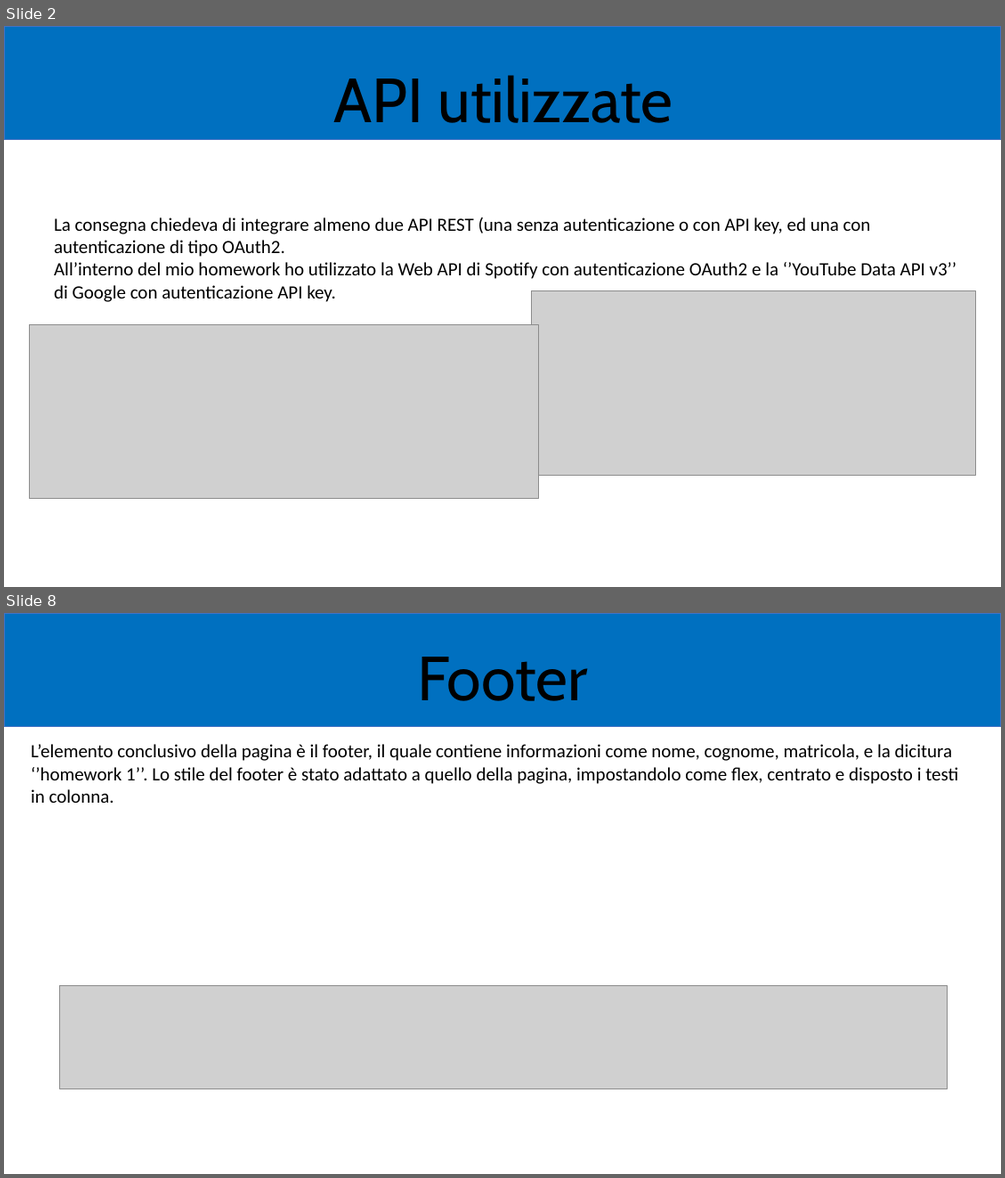
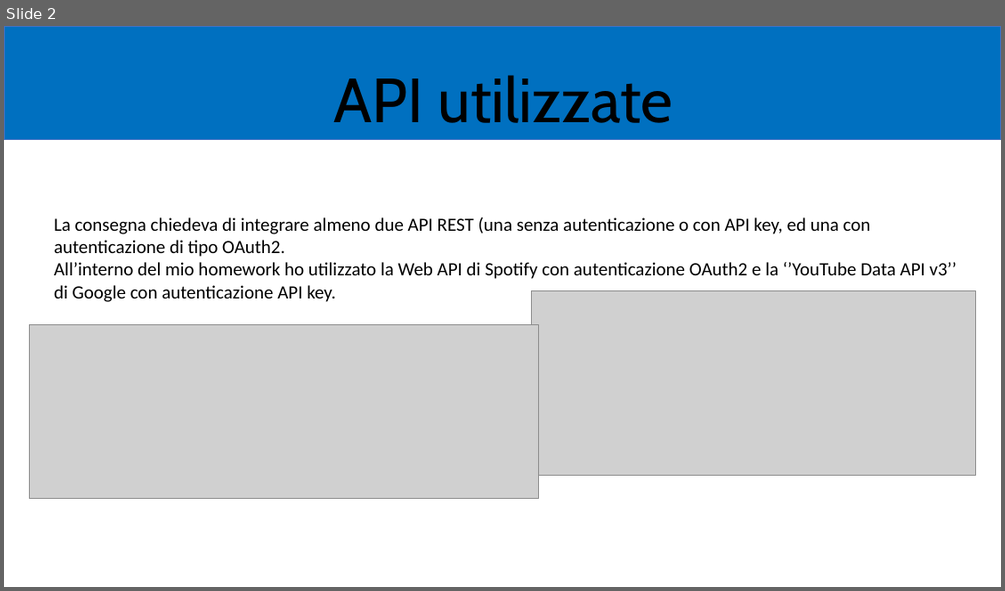
Before and after one commit to zChronoX/mhw3, a slide deck: mhw3.pptx. Shown one above the other, each under a label of ours: slides 2 and 8 before the commit, slide 2 after it; the slides between them are not shown. The pictures are 1005x1178 and 1005x591 pixels, drawn with LibreOffice and Linux fonts; fonts in the diff are those of the drawing; grey boxes stand for pictures. Boxes give left, top, right and bottom in pixels: in the first picture for what was removed or moved away, otherwise in the second. Text is boxed around its words. In the diff, an @@ line names an element or a change of style, - is before the commit and + after.

```diff
--- a/mhw3.pptx
+++ b/mhw3.pptx
@@ slide 8 removed at [4,613,1001,1174], background #FFFFFF @@
@@ rectangle removed at [4,613,1001,727] @@
@@ title removed at [417,657,588,701] @@
-Footer
@@ text removed at [31,744,958,803] @@
-L’elemento conclusivo della pagina è il footer, il quale contiene informazioni come nome, cognome, matricola, e la dicitura ‘’homework 1’’. Lo stile del footer è stato adattato a quello della pagina, impostandolo come flex, centrato e disposto i testi in colonna.
@@ picture removed at [59,985,947,1089] @@
```
Also in this commit, not shown: 7 slides added, 7 other slides removed.
